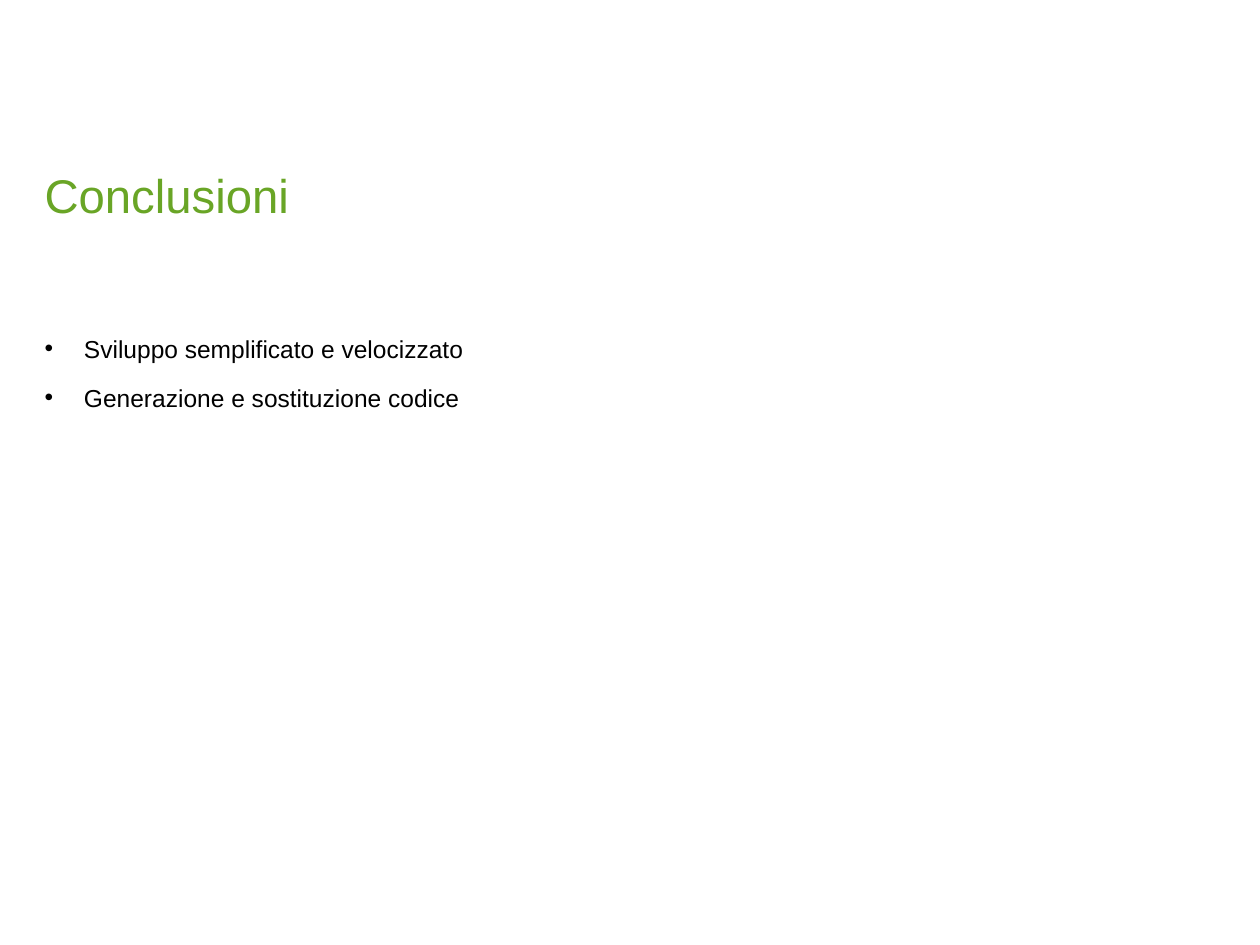
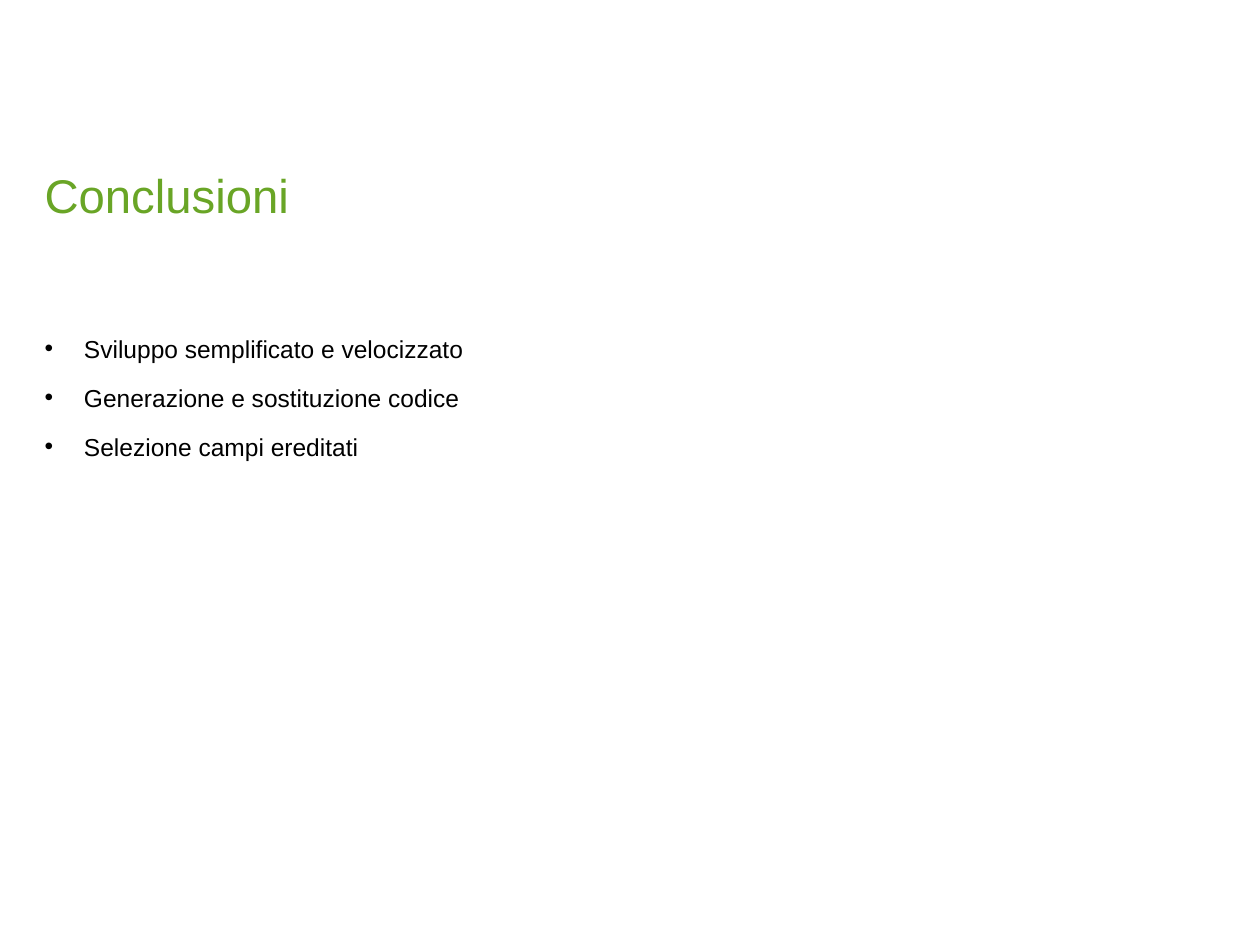
Before and after one commit to beffabryan/nerd4J-vscode-extension, a slide deck: slide 16 of pres_beffa.pptx (slide 15 before the commit). Drawn at 1260x945 pixels with LibreOffice and Linux fonts; fonts in the diff are those of the drawing; background and template pictures are left out. Boxes give left, top, right and bottom in pixels: in the first picture for what was removed or moved away, otherwise in the second. Text is boxed around its words. In the diff, an @@ line names an element or a change of style, - is before the commit and + after.

```diff
--- a/pres_beffa.pptx
+++ b/pres_beffa.pptx
@@ text at [84,438,358,461]: paragraph added @@
+• Selezione campi ereditati
```
Also in this commit, not shown: 1 other slide changed, 1 slide added, 7 other files.
